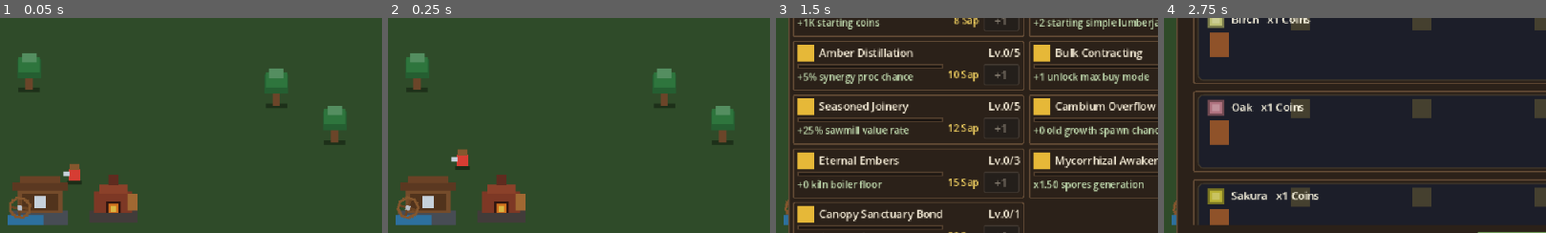
Above: before the commit, frames 1-4 (left to right).
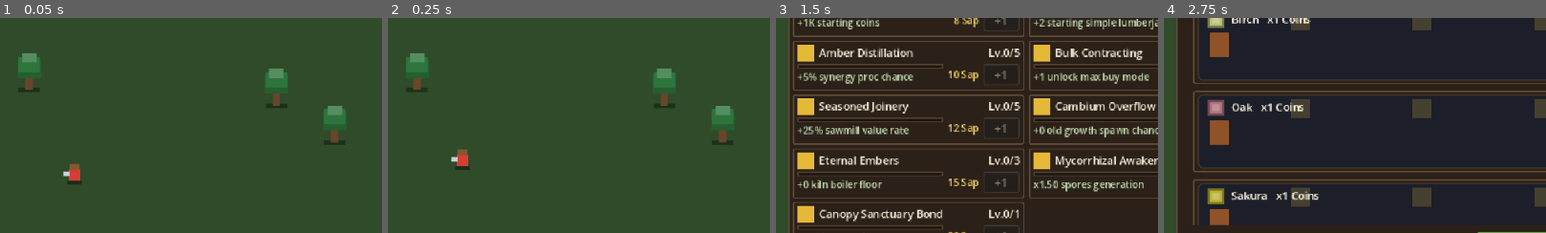
Above: after the commit, the same moments.

Repository: JS-Marinn/treecremental-game
Game: Godot game, scene res://src/boot/boot.tscn
Two runs of this game, one before a commit and one after it. Both use one fixed random seed, a clock stepped at 60 frames per second and the inputs below.
Inputs:
- Up to frame 1 (0.05 s): no input
- Up to frame 2 (0.25 s): no input
- Up to frame 3 (1.5 s): click "Feats" at 0.5 s; click "Heartwood" at 1.25 s
- Up to frame 4 (2.75 s): click "Sawmill" at 2 s
The pictures show only the part of the screen within x 2-52%, y 38-88%; the shares and areas given below are measured in that part.

The runs differ from the first frame. In frame 1, 4.6% of the frame differs, in the area x 2-36%, y 72-97%; in frame 2, 4.6%; in frame 3, 0.1%; in frame 4, 0.1%.

Commit message:
fix(world): remove Sawmill/Kiln CompoundLandmark from Main Loop clearing

Diff:
--- a/scenes/world/logging_clearing.tscn
+++ b/scenes/world/logging_clearing.tscn
@@ -1,21 +1,14 @@
-[gd_scene load_steps=5 format=3]
+[gd_scene load_steps=4 format=3]
 
 [ext_resource type="Script" path="res://src/features/logging/logging_camp_module.gd" id="1"]
 [ext_resource type="PackedScene" path="res://scenes/world/clearing_terrain.tscn" id="2"]
 [ext_resource type="Script" path="res://src/features/logging/synergy_controller.gd" id="3"]
-[ext_resource type="Script" path="res://src/features/logging/compound_landmark.gd" id="4"]
 
 [node name="LoggingClearing" type="Node2D"]
 script = ExtResource("1")
 
 [node name="ClearingTerrain" parent="." instance=ExtResource("2")]
 unique_name_in_owner = true
-
-[node name="CompoundLandmark" type="Node2D" parent="."]
-unique_name_in_owner = true
-position = Vector2(8, 224)
-z_index = 2
-script = ExtResource("4")
 
 [node name="EntitiesRoot" type="Node2D" parent="."]
 unique_name_in_owner = true
--- a/src/boot/boot.gd
+++ b/src/boot/boot.gd
@@ -38,7 +38,6 @@
 	kiln_module.name = "KilnModule"
 	kiln_module.bind_wallet(main_screen.wallet)
 	add_child(kiln_module)
-	kiln_module.thermal_pressure_changed.connect(_on_thermal_pressure_changed)
 
 	aviary_module = AviaryModule.new()
 	aviary_module.name = "AviaryModule"
@@ -50,9 +49,6 @@
 		logging_camp = LOGGING_CLEARING_SCENE.instantiate() as LoggingCampModule
 		logging_camp.bind_wallet(main_screen.wallet)
 		world_root.add_child(logging_camp)
-		if logging_camp.compound_landmark != null:
-			logging_camp.compound_landmark.stoke_requested.connect(func() -> void: kiln_module.stoke_boiler())
-			_sync_compound_landmark()
 
 	mycelium_module = MyceliumModule.new()
 	mycelium_module.name = "MyceliumModule"
@@ -74,25 +70,11 @@
 	if logging_camp != null and main_screen != null:
 		logging_camp.sync_workers_from_stat_aggregator(main_screen._get_total_sawmill_assigned())
 		logging_camp.fill_clearing_to_capacity()
-		_sync_compound_landmark()
 
 
 func _on_worker_assigned(_worker_id: StringName, _loop_id: StringName, _target_id: StringName, _assigned_count: int) -> void:
 	if logging_camp != null and main_screen != null:
 		logging_camp.sync_workers_from_stat_aggregator(main_screen._get_total_sawmill_assigned())
-		_sync_compound_landmark()
-
-
-func _on_thermal_pressure_changed(_new_pressure: float, _speed_bonus: float) -> void:
-	_sync_compound_landmark()
-
-
-func _sync_compound_landmark() -> void:
-	if logging_camp != null and logging_camp.compound_landmark != null and main_screen != null and kiln_module != null:
-		logging_camp.compound_landmark.set_visual_state(
-			main_screen._get_total_sawmill_assigned(),
-			kiln_module.thermal_pressure
-		)
 
 
 func _on_synergy_triggered(_species_id: StringName, synergy_id: StringName, _duration_s: float) -> void:
--- a/src/features/logging/clearing_terrain.gd
+++ b/src/features/logging/clearing_terrain.gd
@@ -125,14 +125,8 @@
 		for x in range(GRID_COLS):
 			var cell := Vector2i(x, y)
 			var is_border: bool = (x == 0 or x == GRID_COLS - 1 or y <= 1 or y >= GRID_ROWS - 1)
-			# Reserve lower-left corner for Sawmill & Charcoal Kiln compound landmark
-			var is_compound_corner: bool = (x <= 5 and y >= 15)
-			# Subtle horizontal dirt skid path leading from the lower-left compound
-			var is_skid_path: bool = (y == 17 and x >= 5 and x <= 10)
-			if is_border or is_compound_corner:
+			if is_border:
 				ground_base_layer.set_cell(cell, 0, ATLAS_PERIMETER)
-			elif is_skid_path:
-				ground_base_layer.set_cell(cell, 0, ATLAS_DIRT_PATH)
 			elif ((x * 7 + y * 13) % 5) == 0:
 				ground_base_layer.set_cell(cell, 0, ATLAS_CLOVER)
 			else:
--- a/src/features/logging/compound_landmark.gd
+++ /dev/null
@@ -1,124 +0,0 @@
-class_name CompoundLandmark
-extends Node2D
-## Renders the lower-left Compound Landmark inside the 3/4 Logging Clearing
-## (occupying the reserved exclusion rect Rect2(0, 224, 144, 108)):
-## - Water-Powered Sawmill shed with rotating waterwheel
-## - Brick Charcoal Kiln & Steam Boiler with animated firebox glow
-## Clicking the Brick Kiln stokes the Steam Boiler thermal overclock gauge.
-
-signal stoke_requested()
-
-@export var custom_sawmill_texture: Texture2D
-@export var custom_kiln_texture: Texture2D
-
-var wheel_phase: float = 0.0
-var thermal_pressure: float = 0.25
-var active_sawmill_workers: int = 0
-
-var _sawmill_sprite: Sprite2D
-var _wheel_sprite: Sprite2D
-var _kiln_sprite: Sprite2D
-
-
-func _ready() -> void:
-	texture_filter = CanvasItem.TEXTURE_FILTER_NEAREST
-	_build_sprites()
-
-
-func _process(delta: float) -> void:
-	if _wheel_sprite != null:
-		var speed_factor: float = 1.2 + float(active_sawmill_workers) * 1.1 + thermal_pressure * 1.5
-		wheel_phase = fmod(wheel_phase + delta * speed_factor, TAU)
-		_wheel_sprite.rotation = wheel_phase
-	if _kiln_sprite != null:
-		var glow: float = 0.85 + 0.25 * thermal_pressure
-		_kiln_sprite.modulate = Color(glow, 0.85 + 0.15 * thermal_pressure, 0.82, 1.0)
-
-
-func _unhandled_input(event: InputEvent) -> void:
-	if event is InputEventMouseButton:
-		var mb := event as InputEventMouseButton
-		if mb.button_index == MOUSE_BUTTON_LEFT and mb.pressed:
-			var local_pos: Vector2 = to_local(get_global_mouse_position())
-			# Kiln click region in local landmark coordinates
-			if Rect2(Vector2(66.0, 8.0), Vector2(56.0, 56.0)).has_point(local_pos):
-				stoke_requested.emit()
-
-
-func set_visual_state(sawmill_workers: int, boiler_pressure: float) -> void:
-	active_sawmill_workers = maxi(0, sawmill_workers)
-	thermal_pressure = clampf(boiler_pressure, 0.0, 1.0)
-
-
-func _build_sprites() -> void:
-	_sawmill_sprite = Sprite2D.new()
-	_sawmill_sprite.name = "SawmillShedSprite"
-	_sawmill_sprite.centered = false
-	_sawmill_sprite.position = Vector2(6.0, 12.0)
-	_sawmill_sprite.texture = custom_sawmill_texture if custom_sawmill_texture != null else _make_sawmill_texture()
-	add_child(_sawmill_sprite)
-
-	_wheel_sprite = Sprite2D.new()
-	_wheel_sprite.name = "WaterwheelSprite"
-	_wheel_sprite.centered = true
-	_wheel_sprite.position = Vector2(18.0, 44.0)
-	_wheel_sprite.texture = _make_waterwheel_texture()
-	add_child(_wheel_sprite)
-
-	_kiln_sprite = Sprite2D.new()
-	_kiln_sprite.name = "BrickKilnSprite"
-	_kiln_sprite.centered = false
-	_kiln_sprite.position = Vector2(72.0, 14.0)
-	_kiln_sprite.texture = custom_kiln_texture if custom_kiln_texture != null else _make_kiln_texture()
-	add_child(_kiln_sprite)
-
-
-func _make_sawmill_texture() -> ImageTexture:
-	var img := Image.create(56, 48, false, Image.FORMAT_RGBA8)
-	img.fill(Color(0, 0, 0, 0))
-	# Stone foundation & mill race channel
-	img.fill_rect(Rect2i(4, 34, 48, 12), Color(0.28, 0.30, 0.33, 1.0))
-	img.fill_rect(Rect2i(2, 38, 30, 8), Color(0.18, 0.44, 0.62, 1.0))
-	# Timber walls
-	img.fill_rect(Rect2i(10, 16, 38, 20), Color(0.46, 0.30, 0.17, 1.0))
-	img.fill_rect(Rect2i(14, 20, 30, 14), Color(0.32, 0.20, 0.11, 1.0))
-	# Silver sawblade inside shed
-	img.fill_rect(Rect2i(24, 22, 10, 10), Color(0.78, 0.82, 0.86, 1.0))
-	# Pitched shingle roof
-	img.fill_rect(Rect2i(6, 10, 46, 7), Color(0.36, 0.22, 0.13, 1.0))
-	img.fill_rect(Rect2i(12, 5, 34, 6), Color(0.42, 0.26, 0.15, 1.0))
-	return ImageTexture.create_from_image(img)
-
-
-func _make_waterwheel_texture() -> ImageTexture:
-	var img := Image.create(20, 20, false, Image.FORMAT_RGBA8)
-	img.fill(Color(0, 0, 0, 0))
-	var center := Vector2(9.5, 9.5)
-	for y in range(20):
-		for x in range(20):
-			var d: float = Vector2(float(x), float(y)).distance_to(center)
-			if d >= 7.0 and d <= 9.2:
-				img.set_pixel(x, y, Color(0.52, 0.34, 0.18, 1.0))
-			elif d <= 2.5:
-				img.set_pixel(x, y, Color(0.72, 0.74, 0.78, 1.0))
-			elif x == 9 or x == 10 or y == 9 or y == 10:
-				if d < 8.5:
-					img.set_pixel(x, y, Color(0.42, 0.27, 0.14, 1.0))
-	return ImageTexture.create_from_image(img)
-
-
-func _make_kiln_texture() -> ImageTexture:
-	var img := Image.create(48, 44, false, Image.FORMAT_RGBA8)
-	img.fill(Color(0, 0, 0, 0))
-	# Base & brick dome
-	img.fill_rect(Rect2i(4, 32, 40, 10), Color(0.30, 0.28, 0.28, 1.0))
-	img.fill_rect(Rect2i(8, 16, 32, 18), Color(0.58, 0.26, 0.18, 1.0))
-	img.fill_rect(Rect2i(12, 10, 24, 8), Color(0.64, 0.30, 0.20, 1.0))
-	# Chimney stack & copper steam boiler pipe
-	img.fill_rect(Rect2i(20, 2, 8, 9), Color(0.44, 0.20, 0.15, 1.0))
-	img.fill_rect(Rect2i(36, 18, 8, 14), Color(0.74, 0.48, 0.24, 1.0))
-	# Glowing firebox arch
-	img.fill_rect(Rect2i(18, 24, 12, 10), Color(0.22, 0.10, 0.08, 1.0))
-	img.fill_rect(Rect2i(20, 26, 8, 8), Color(0.96, 0.52, 0.14, 1.0))
-	img.fill_rect(Rect2i(22, 28, 4, 5), Color(1.0, 0.84, 0.32, 1.0))
-	return ImageTexture.create_from_image(img)
--- a/src/features/logging/logging_camp_module.gd
+++ b/src/features/logging/logging_camp_module.gd
@@ -28,7 +28,6 @@
 var _rng: RandomNumberGenerator = RandomNumberGenerator.new()
 
 @onready var terrain: ClearingTerrain = get_node_or_null("%ClearingTerrain") as ClearingTerrain
-@onready var compound_landmark: CompoundLandmark = get_node_or_null("%CompoundLandmark") as CompoundLandmark
 @onready var entities_root: Node2D = get_node_or_null("%EntitiesRoot") as Node2D
 @onready var floating_text_root: Node2D = get_node_or_null("%FloatingTextRoot") as Node2D
 @onready var synergy_controller: SynergyController = get_node_or_null("%SynergyController") as SynergyController
